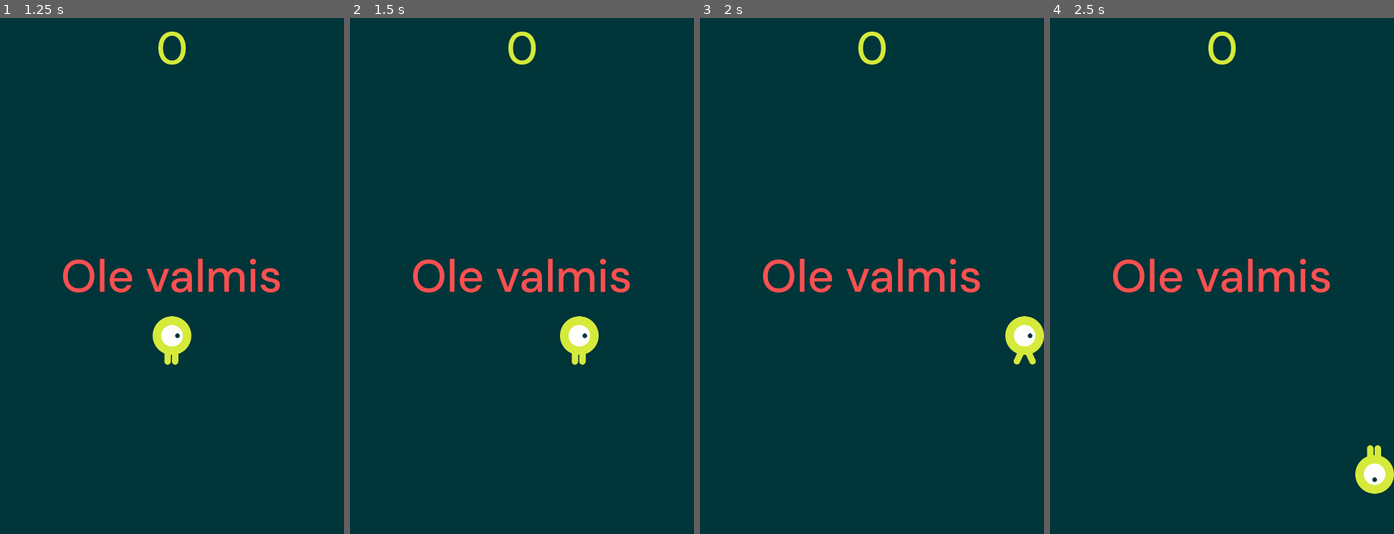
Above: before the commit, frames 1-4 (left to right).
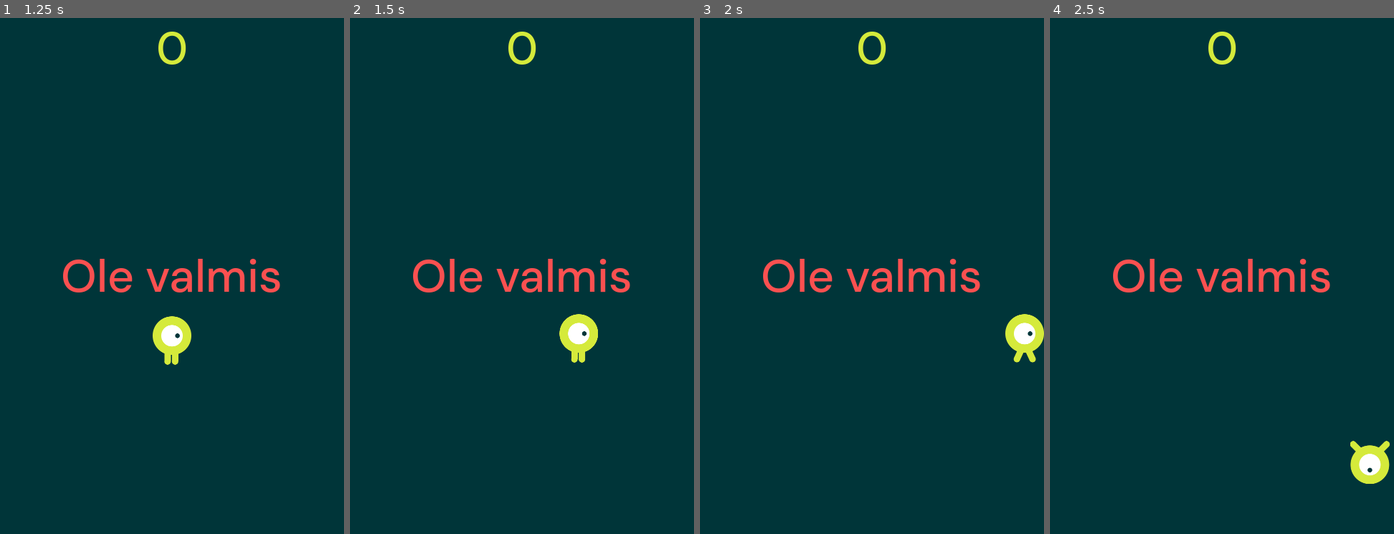
Above: after the commit, the same moments.

Repository: taunoe/2d-demo-game
Game: Godot game, scene res://main.tscn
Two runs of this game, one before a commit and one after it. Both use one fixed random seed, a clock stepped at 60 frames per second and the inputs below.
Inputs (mouse positions are in pixels of both pictures, inside the frame that each line leads up to):
- Up to frame 1 (1.25 s): click "Start" at 0.5 s
- Up to frame 2 (1.5 s): tap Enter at 1.25 s; move the mouse to (597, 250) at 1.27 s; hold Right (move_right) from 1.28 s (still down); click (597, 250) at 1.42 s
- Up to frame 3 (2 s): keep holding Right (move_right)
- Up to frame 4 (2.5 s): move the mouse to (1153, 301) at 2.02 s; release Right (move_right) at 2.03 s; hold Down (move_down) from 2.03 s (still down); click (1153, 301) at 2.17 s

Frame 1 is identical in both runs. In frame 2, 0.2% of the frame differs, in the area x 60-73%, y 57-68%; in frame 3, 0.2%; in frame 4, 0.8%, in the area x 87-100%, y 81-93%.

Commit message:
touch

Diff:
--- a/player.gd
+++ b/player.gd
@@ -9,6 +9,8 @@
 
 var player_size
 
+var velocity = Vector2.ZERO
+
 # Called when the node enters the scene tree for the first time.
 func _ready() -> void:
 	screen_size = get_viewport_rect().size
@@ -16,9 +18,24 @@
 	hide()  # player will be hidden when the game starts
 
 
+func _input(event):
+	if event is InputEventScreenTouch and event.pressed == true:
+		var touch_position = event.position  # the position of the touch
+		print(touch_position)
+		#print(position) # player
+		if touch_position.x < position.x:
+			velocity.x -= 1  # move_left
+		else:
+			velocity.x += 1 # move_right
+		if touch_position.y < position.y:
+			velocity.y -= 1  # move_up
+		else:
+			velocity.y += 1  # move_down
+
+
 # Called every frame. 'delta' is the elapsed time since the previous frame.
 func _process(delta: float) -> void:
-	var velocity = Vector2.ZERO # The player's movement vector. (0, 0)
+	#var velocity = Vector2.ZERO # The player's movement vector. (0, 0)
 
 	if Input.is_action_pressed("move_right"):
 		velocity.x += 1
@@ -51,6 +68,8 @@
 		$AnimatedSprite2D.animation = "up"
 		$AnimatedSprite2D.flip_v = velocity.y > 0  # true or false
 
+	velocity = Vector2.ZERO
+
 
 # emit hit signal
 func _on_body_entered(body: Node2D) -> void:
--- a/project.godot
+++ b/project.godot
@@ -49,6 +49,10 @@
 ]
 }
 
+[input_devices]
+
+pointing/emulate_touch_from_mouse=true
+
 [rendering]
 
 renderer/rendering_method="mobile"
